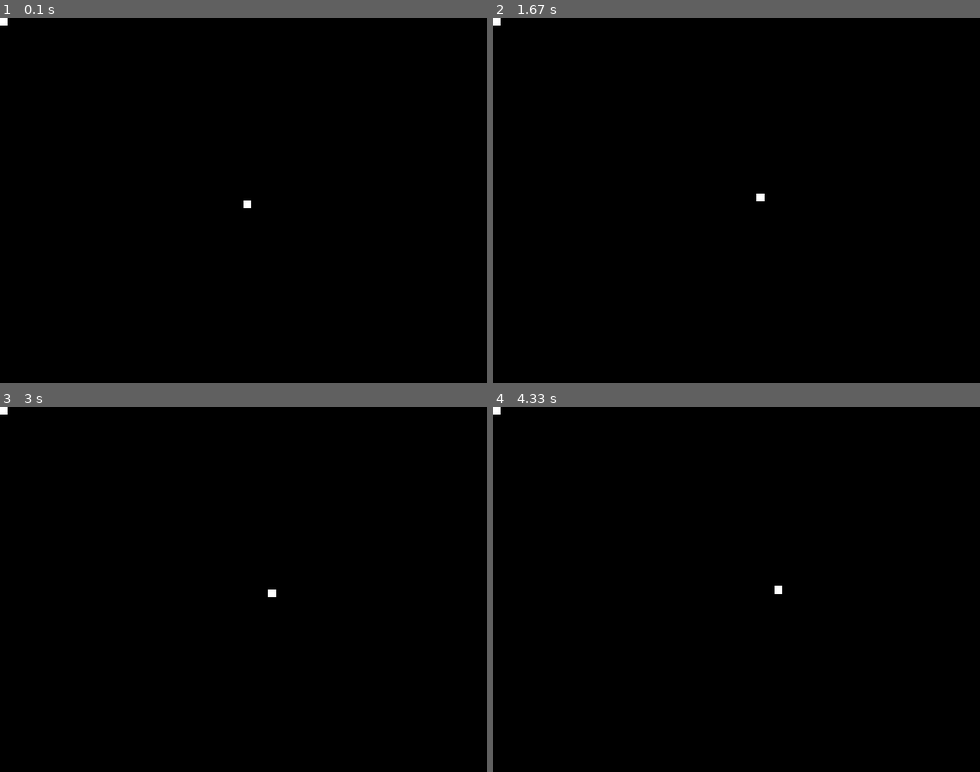
Above: before the commit, frames 1-4 (two rows, left to right).
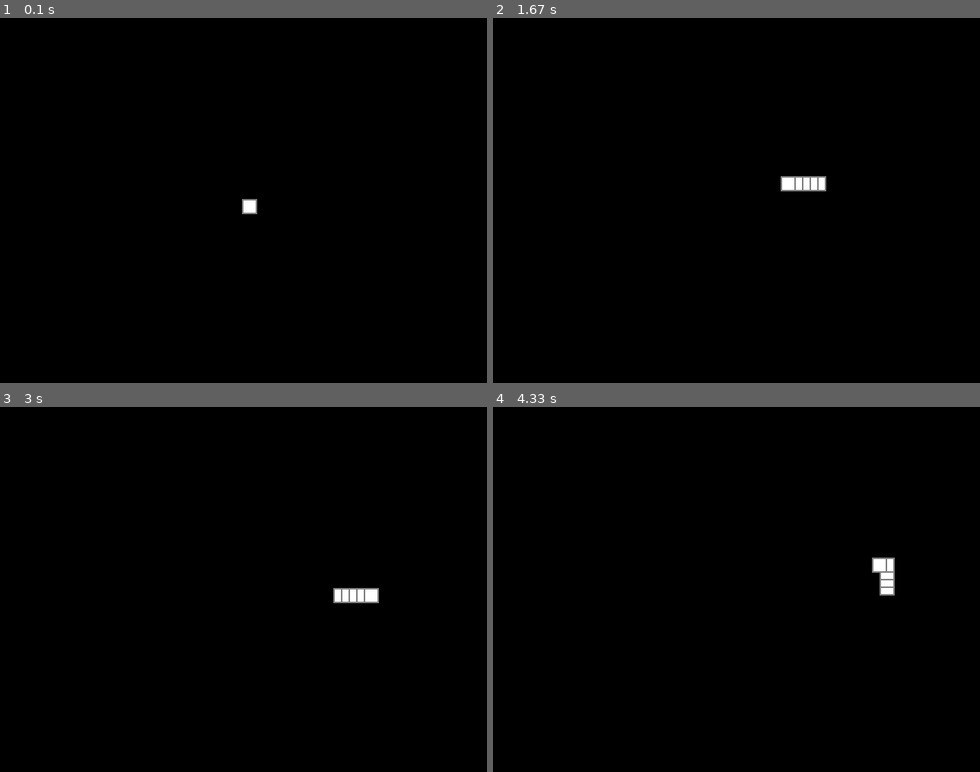
Above: after the commit, the same moments.

Repository: rdeorajh/pyGames
Game: pygame game, started from snakeGame.py
The game is run twice, just before and just after one commit, with the same random seed, the same clock (stepped at 60 frames per second) and the same inputs.
Inputs:
- Up to frame 1 (0.1 s): no input
- Up to frame 2 (1.67 s): hold Right 0.33-0.8 s; hold Up 0.83-1.13 s; hold Right 1.17-1.63 s
- Up to frame 3 (3 s): hold Down 2.23-2.53 s; hold Left 2.57-2.97 s
- Up to frame 4 (4.33 s): hold Up 3-3.37 s; hold Right 3.4-4.03 s; hold Down from 4.07 s (still down)

The runs differ from the first frame. In frame 1, 0.1% of the frame differs, in the area x 0-53%, y 0-54%; in frame 2, 0.5%, in the area x 0-69%, y 0-51%; in frame 3, 0.5%; in frame 4, 0.5%.

Commit message:
Added tail mechanics. Added a delay timer for difficulty increase.

Diff:
--- a/snakeGame.py
+++ b/snakeGame.py
@@ -21,18 +21,21 @@
 
 snakeWin = windowObject(640,480)
 snakeWin.drawWindow()
-snake1 = snake(640/2,480/2,10)
-snake1.updateSnake()
+snake1 = snake(640/2,480/2,20)
+snake1.updateSnakeSize(5)
 snake1.draw(snakeWin)
+
+delayTime = 100
+
 while run:
-    clock.tick(27)
+    clock.tick(60)
     for event in pygame.event.get():
         if event.type == pygame.QUIT:
             run = False
 
     keys = pygame.key.get_pressed()
 
-    snake1.updatePos(keys,snakeWin)
+    snake1.updateHeadPos(keys,snakeWin)
 
 
 
@@ -41,5 +44,8 @@
     snake1.draw(snakeWin)
     pygame.display.update()
 
+    #DelayTimer
+    pygame.time.delay(delayTime)
+
 
 pygame.quit()
--- a/snakeObj.py
+++ b/snakeObj.py
@@ -1,11 +1,9 @@
 import pygame
 class snake(object):
     def __init__(self,x,y,width):
-        self.x = x
-        self.y = y
         self.width = width
-        self.height = 10
-        self.vel = 1
+        self.height = width
+        self.vel = 10
         self.left = False
         self.right = False
         self.up = False
@@ -16,42 +14,49 @@
 
 
 
-    def updateSnake(self):
-        self.tailSize += 1
-        self.X.append(self.x)
-        self.Y.append(self.y)
-        print(self.tailSize)
-        print(self.X)
-        print(self.Y)
+    def updateSnakeSize(self,updInc):
+        self.tailSize += updInc
+        for i in range(0,updInc):
+            self.X.append(self.X[0])
+            self.Y.append(self.Y[0])
 
 
-    def updatePos(self,keyDict,winObj):
+    def updateTailPos(self):
+        for i in range(self.tailSize, 0, -1):
+            self.X[i] = self.X[i-1]
+            self.Y[i] = self.Y[i-1]
+
+
+    def updateHeadPos(self,keyDict,winObj):
         #Remember last key pressed
+        #Save Previous Tail sizes
 
-        self.X[self.tailSize] = self.X[0]
-        self.Y[self.tailSize] = self.Y[0]
+        #Update Tail Pieces
+        self.updateTailPos()
 
-        if keyDict[pygame.K_LEFT]:
+        #Direction Check
+        if keyDict[pygame.K_LEFT] and self.right == False:
             self.left = True
             self.right = False
             self.up = False
             self.down = False
-        if keyDict[pygame.K_RIGHT]:
+        if keyDict[pygame.K_RIGHT] and self.left == False:
             self.left = False
             self.right = True
             self.up = False
             self.down = False
-        if keyDict[pygame.K_UP]:
+        if keyDict[pygame.K_UP] and self.down == False:
             self.left = False
             self.right = False
             self.up = True
             self.down = False
-        if keyDict[pygame.K_DOWN]:
+        if keyDict[pygame.K_DOWN] and self.up == False:
             self.left = False
             self.right = False
             self.up = False
             self.down = True
 
+        #Increment Head
         if self.left and self.X[0] > 0:
             self.X[0] -= self.vel
         if self.right and self.X[0] + self.width < winObj.screenWidth:
@@ -62,12 +67,8 @@
             self.Y[0] += self.vel
 
 
-
     def draw(self,winObj):
-        #For now, draw on screen center
-        #print(self.prevX[self.tailSize], self.x)
-        #print(self.prevY[self.tailSize], self.y)
-        #pygame.draw.rect(winObj.win, (255,255,255), (self.x,self.y, self.width, self.height))
-        pygame.draw.rect(winObj.win, (255,255,255), (self.X[0],self.Y[0], self.width, self.height))
-        pygame.draw.rect(winObj.win, (255,255,255), (self.X[self.tailSize],self.Y[self.tailSize],self.width,self.height))
-        pygame.draw.rect(winObj.win, (255,255,255), (0,0,self.width,self.height))
+        #Draw Full snake
+        for i in range(0, self.tailSize):
+            pygame.draw.rect(winObj.win, (128,128,128), ((self.X[i]-self.width/10),(self.Y[i]-self.height/10), self.width, self.height))
+            pygame.draw.rect(winObj.win, (255,255,255), (self.X[i], self.Y[i], self.width*0.8, self.height*0.8))
